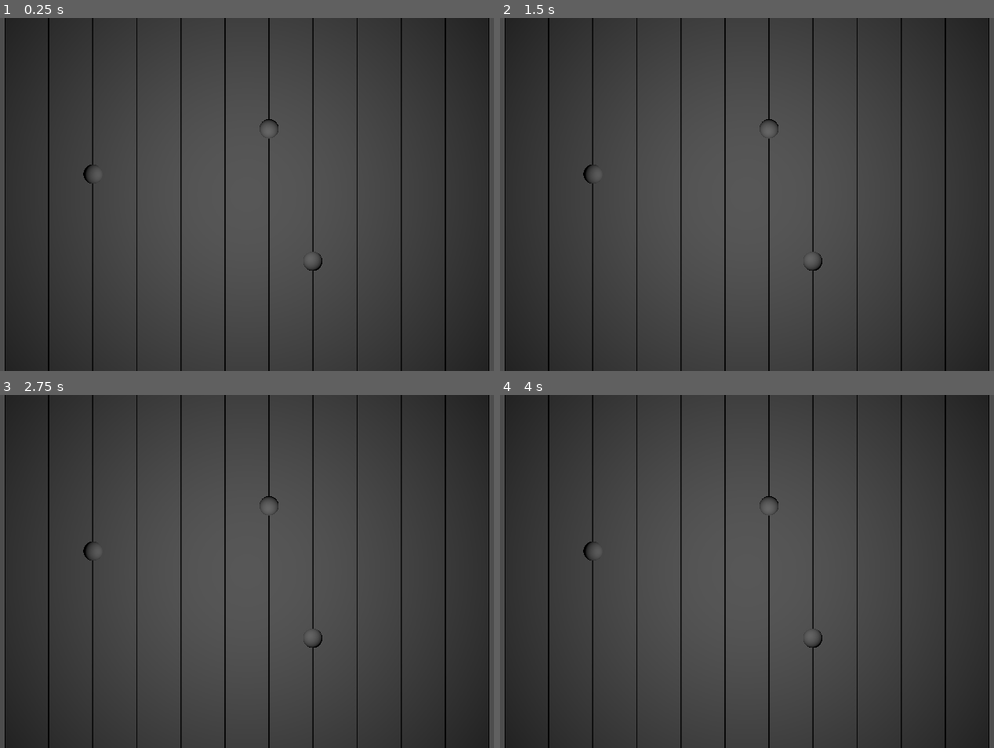
Above: before the commit, frames 1-4 (two rows, left to right).
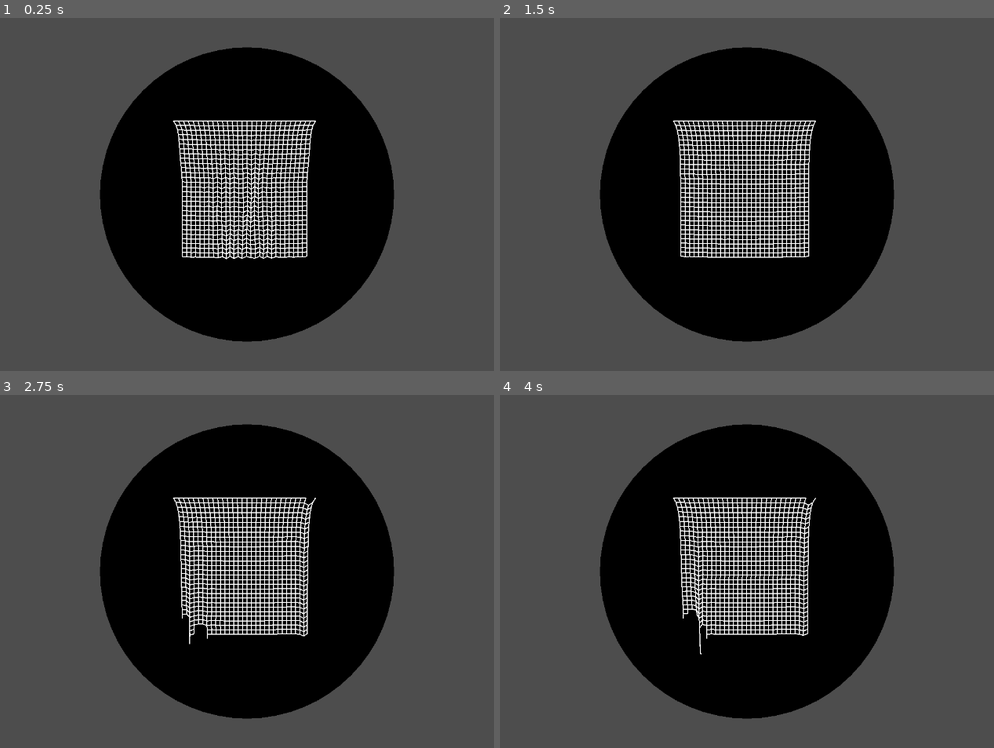
Above: after the commit, the same moments.

Repository: b6462/ComputerAnimationPlayground
Game: Godot game, scene res://Verlet/VerletIntegration.tscn
Two runs of this game, one before a commit and one after it. Both use one fixed random seed, a clock stepped at 60 frames per second and the inputs below. Before the commit the project starts from res://Deform/Concept/Concept_AvgTsfm.tscn.
Inputs (mouse positions are in pixels of both pictures, inside the frame that each line leads up to):
- Up to frame 1 (0.25 s): no input
- Up to frame 2 (1.5 s): move the mouse to (885, 176) at 0.52 s; click (885, 176) at 0.67 s; drag from (623, 212) to (717, 265) at 1.27 s
- Up to frame 3 (2.75 s): move the mouse to (311, 493) at 2.02 s; click (311, 493) at 2.17 s
- Up to frame 4 (4 s): drag from (717, 642) to (559, 518) at 2.77 s; move the mouse to (934, 624) at 3.52 s; click (934, 624) at 3.67 s

The runs differ from the first frame. In frame 1, 58% of the frame differs, in the area x 0-100%, y 0-100%; in frame 2, 58%; in frame 3, 58%; in frame 4, 58%.

Commit message:
Upgrade to 4.2

Diff:
--- a/Verlet/VerletIntegration.tscn
+++ b/Verlet/VerletIntegration.tscn
@@ -1,6 +1,6 @@
 [gd_scene load_steps=2 format=3 uid="uid://cusjpnqreyry2"]
 
-[ext_resource type="Script" path="res://Verlet/VerletSolver_03.gd" id="1_b33sq"]
+[ext_resource type="Script" path="res://Verlet/VerletSolver_02.gd" id="1_mlxo8"]
 
 [node name="VerletIntegration" type="Node2D"]
-script = ExtResource("1_b33sq")
+script = ExtResource("1_mlxo8")
--- a/project.godot
+++ b/project.godot
@@ -11,8 +11,8 @@
 [application]
 
 config/name="Computer Animation Playground"
-run/main_scene="res://Deform/Concept/Concept_AvgTsfm.tscn"
-config/features=PackedStringArray("4.1", "Forward Plus")
+run/main_scene="res://Verlet/VerletIntegration.tscn"
+config/features=PackedStringArray("4.2", "Forward Plus")
 config/icon="res://icon.svg"
 
 [display]
